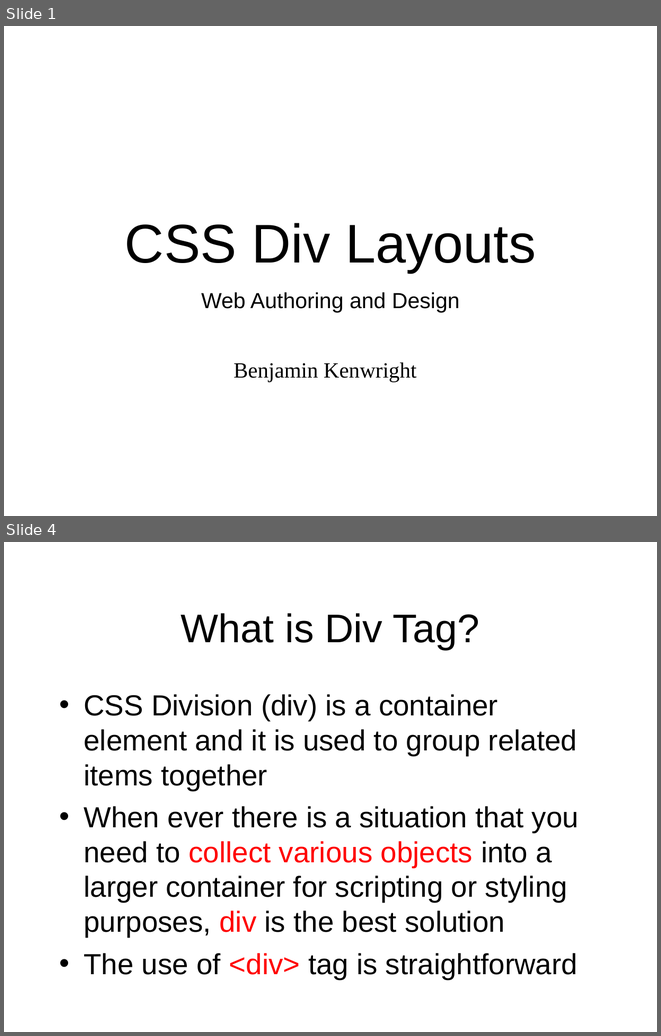
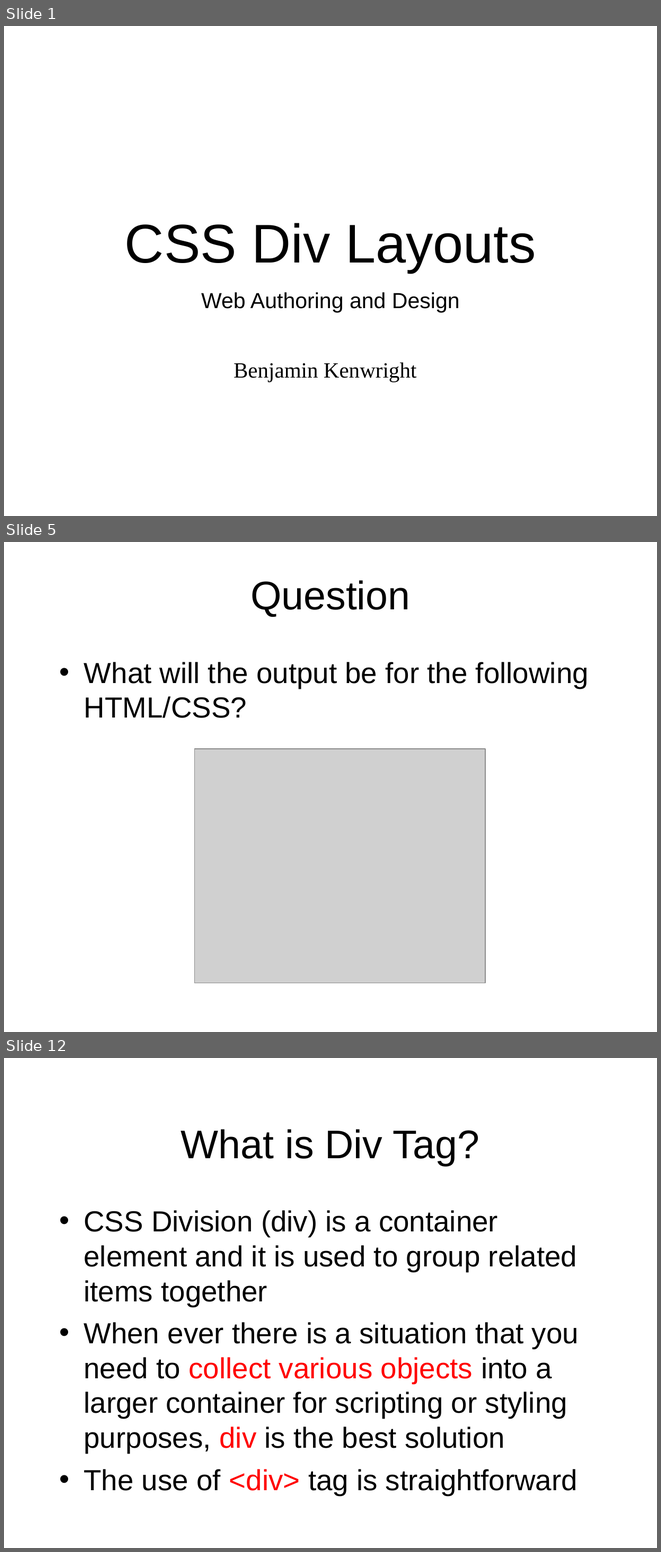
Before and after one commit to octaviordz/zjnu2017.github.io, a slide deck: WAD/lectures/070--CSS.Div.Layout.pptx. Shown one above the other, each under a label of ours: slides 1 and 4 before the commit, slides 1, 5 and 12 after it; the slides between them are not shown. The pictures are 661x1036 and 661x1552 pixels, drawn with LibreOffice and Linux fonts; fonts in the diff are those of the drawing; grey boxes stand for pictures. Boxes give left, top, right and bottom in pixels: in the first picture for what was removed or moved away, otherwise in the second. Text is boxed around its words. In the diff, an @@ line names an element or a change of style, - is before the commit and + after.

```diff
--- a/WAD/lectures/070--CSS.Div.Layout.pptx
+++ b/WAD/lectures/070--CSS.Div.Layout.pptx
@@ slide 5 added at (x1=4, y1=542, x2=657, y2=1032), background #FFFFFF @@
@@ title added at (x1=250, y1=580, x2=410, y2=617), 44 pt, text #000000 @@
+Question
@@ text added at (x1=84, y1=662, x2=589, y2=718), 32 pt, text #000000 @@
+• What will the output be for the following HTML/CSS?
@@ picture added at (x1=195, y1=749, x2=485, y2=983) @@
@@ what was slide 4 is now slide 12 @@
```
Also in this commit, not shown: 5 slides changed, 11 other slides added, 2 slides removed.
